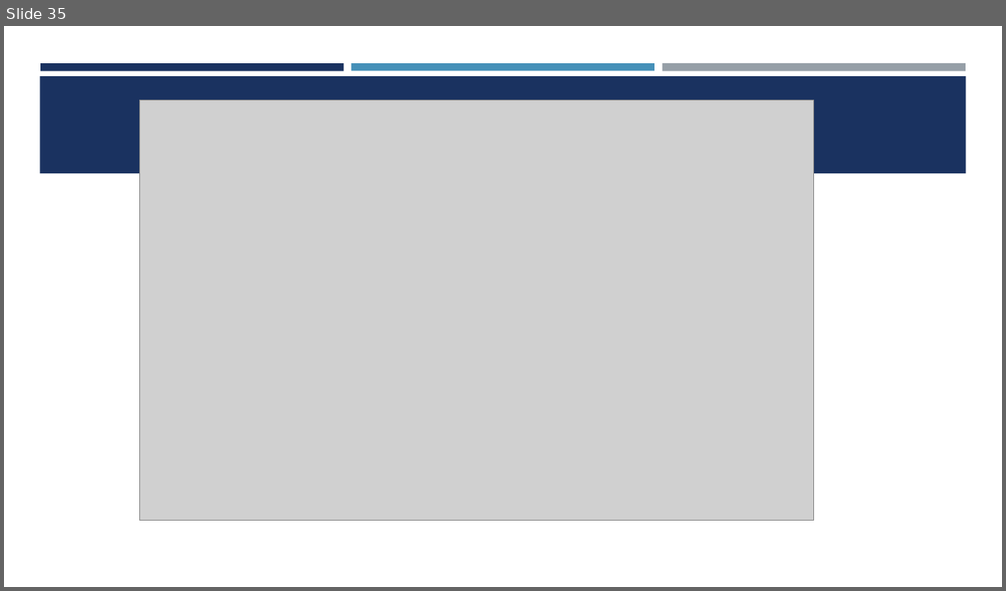
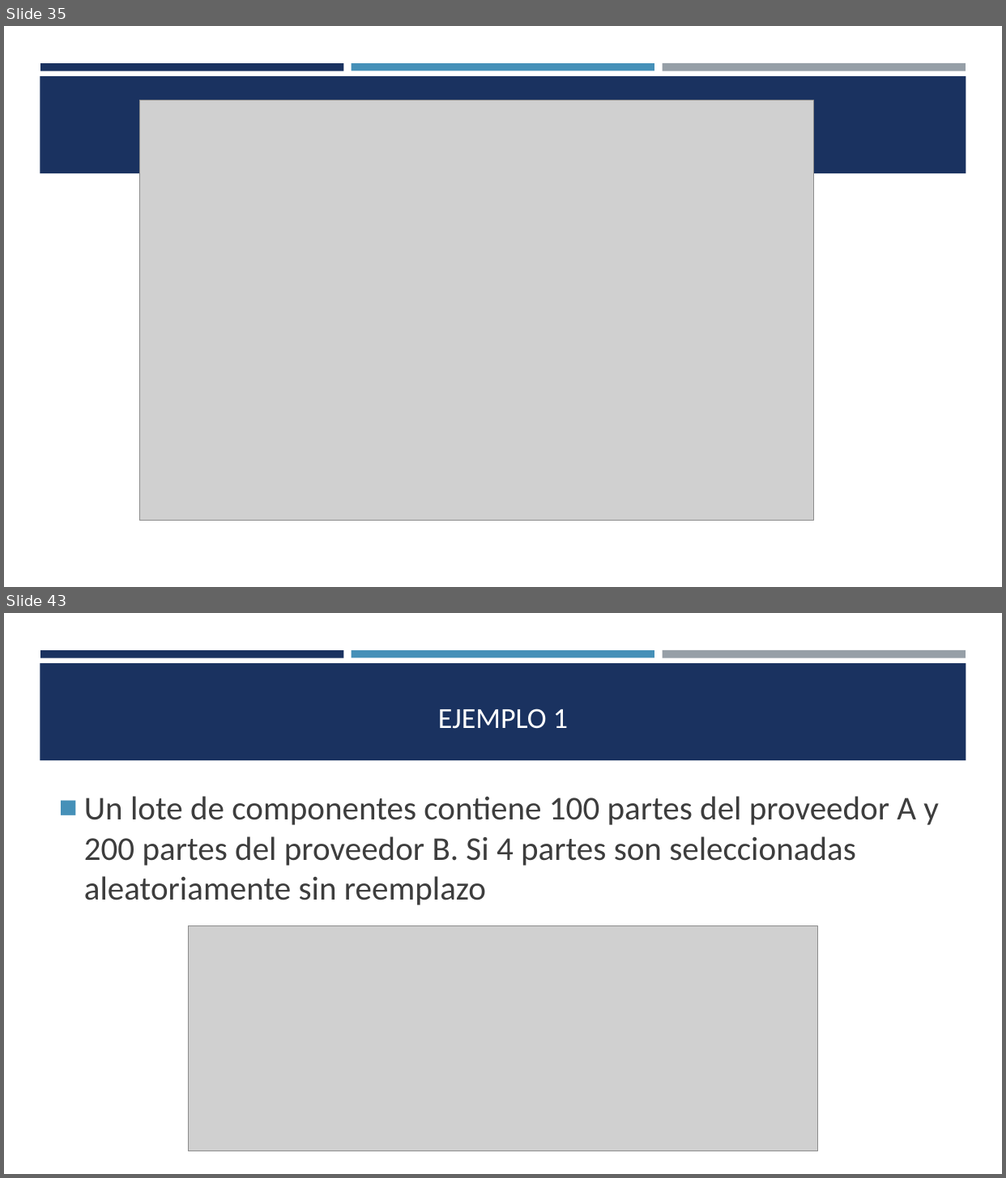
Before and after one commit to estadisticaITM/estadisticaITM.github.io, a slide deck: ITM_VAD_EBX.pptx. Shown one above the other, each under a label of ours: slide 35 before the commit, slides 35 and 43 after it; the slides between them are not shown. The pictures are 1006x591 and 1006x1178 pixels, drawn with LibreOffice and Linux fonts; fonts in the diff are those of the drawing; grey boxes stand for pictures. Boxes give left, top, right and bottom in pixels: in the first picture for what was removed or moved away, otherwise in the second. Text is boxed around its words. In the diff, an @@ line names an element or a change of style, - is before the commit and + after.

```diff
--- a/ITM_VAD_EBX.pptx
+++ b/ITM_VAD_EBX.pptx
@@ slide 43 added at (4,613,1002,1174), background #FFFFFF; not listed: 4 template elements that a slide beside it also shows @@
@@ title added at (438,709,568,729), 28 pt, text #FFFFFF @@
+EJEMPLO 1
@@ text added at (84,796,939,905), 32 pt, text #3D3D3D @@
+■ Un lote de componentes contiene 100 partes del proveedor A y 200 partes del proveedor B. Si 4 partes son seleccionadas aleatoriamente sin reemplazo
@@ picture added at (188,926,819,1152) @@
```
Also in this commit, not shown: 34 other slides added, 15 other files.
